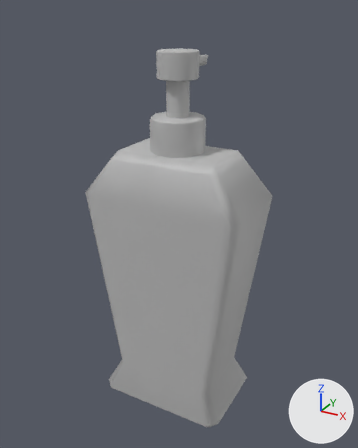
The FBX model Assets/Towers/Turret_Soap/SMA_Turret_Soap.fbx as it was, and as the next commit left it.
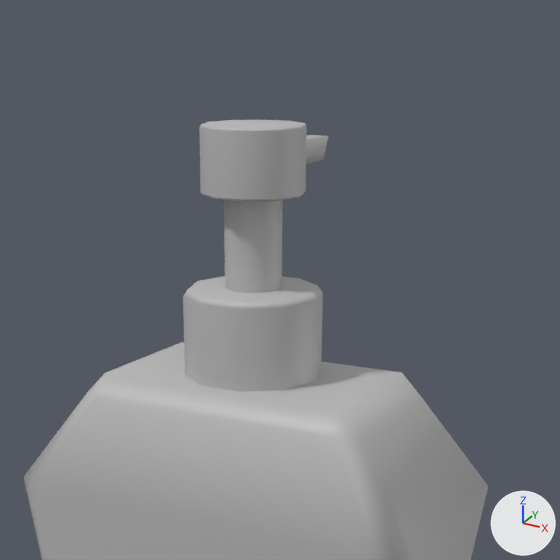
Each version is shown whole from a 50 mm camera at (0.896, -15.945, 34.089) aimed at (-0.004, -14.308, 33.271), then close up on the part from 21% to 84% of the width and 0% to 50% of the height. The axes (+X, +Y, +Z) are drawn at lower right. The lights are the same throughout. Where no turn or scale is listed for an object, it has been applied to the vertices.

In view in the first close-up: 'Bottle', 'Cap1'.
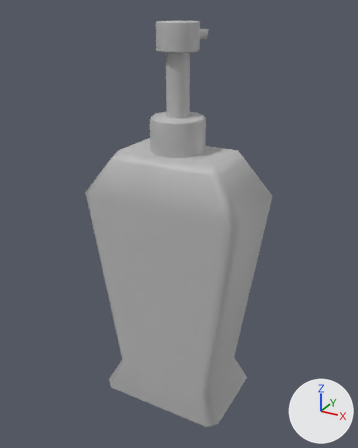
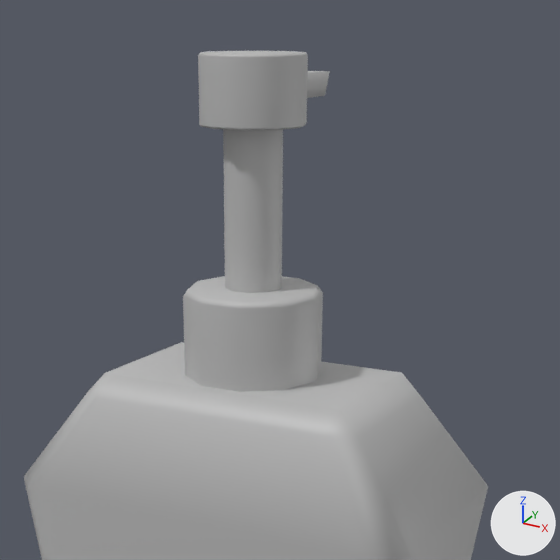
Pixel boxes [x1, y1, x2, y2] of what changed, in the close-ups (560 x 560 px):
'Cap1', moved
    before: [199, 120, 328, 293]
    after: [198, 51, 330, 293]

Edits to the bpy script that builds the scene:
```text
Change ob_cap1:
    ob_cap1.location: (0.0, -14.323, 33.62) -> (0.0, -14.323, 33.714)
```
